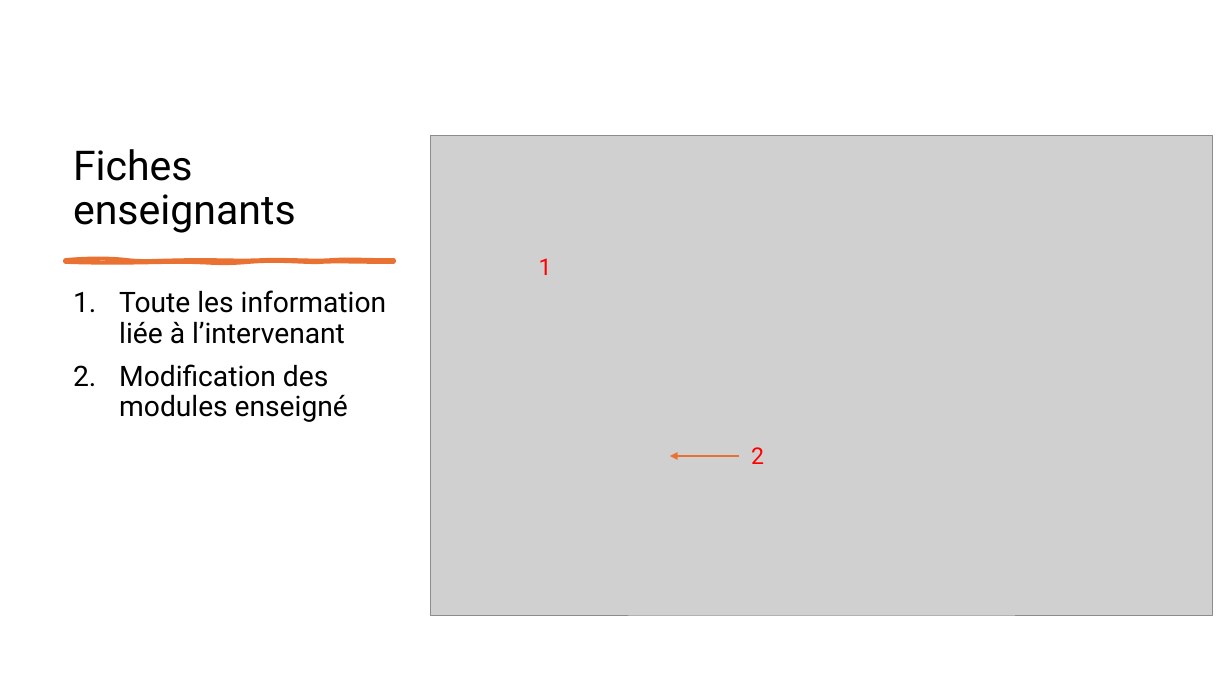
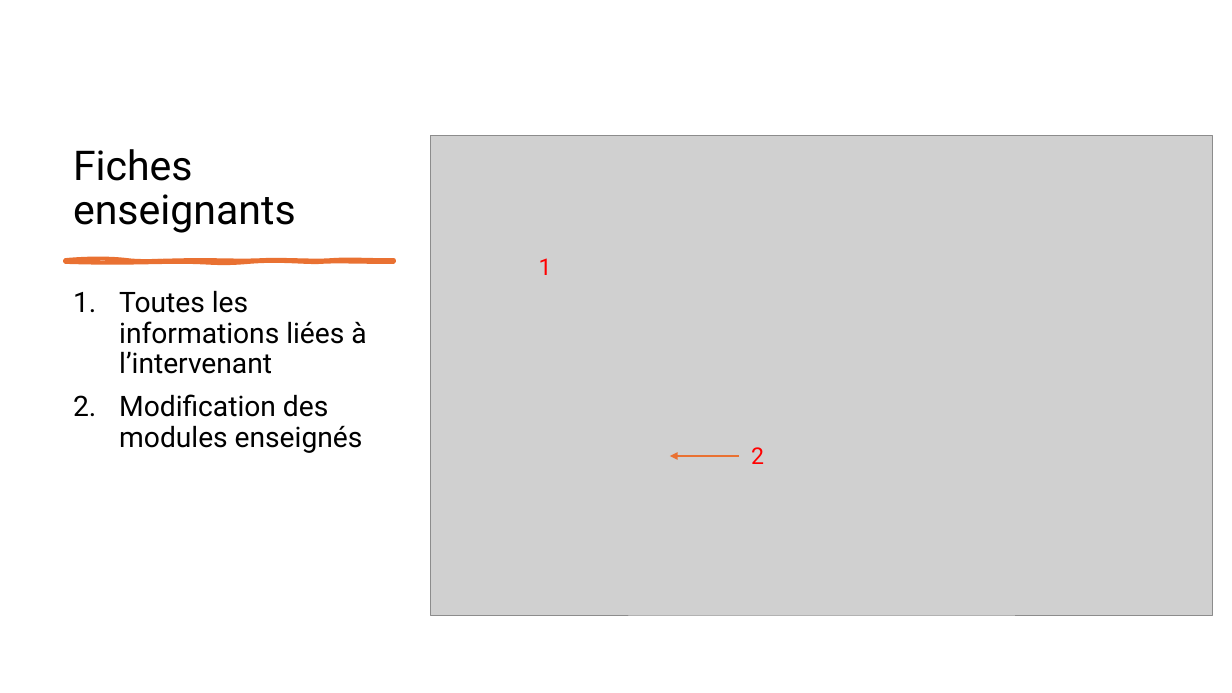
Before and after one commit to maiiro0/EnseignementSuperieur, a slide deck: slide 11 of ressources/Guide Utilisateur.pptx. Drawn at 1232x693 pixels with LibreOffice and Linux fonts; fonts in the diff are those of the drawing; grey boxes stand for pictures. Boxes give left, top, right and bottom in pixels: in the first picture for what was removed or moved away, otherwise in the second. Text is boxed around its words. In the diff, an @@ line names an element or a change of style, - is before the commit and + after.

```diff
--- a/ressources/Guide Utilisateur.pptx
+++ b/ressources/Guide Utilisateur.pptx
@@ text at [119, 290, 366, 453]: text changed @@
-1. Toute les information liée à l’intervenant
-2. Modification des modules enseigné
+1. Toutes les informations liées à l’intervenant
+2. Modification des modules enseignés
```
Also in this commit, not shown: 6 other slides changed, 1 other file.
